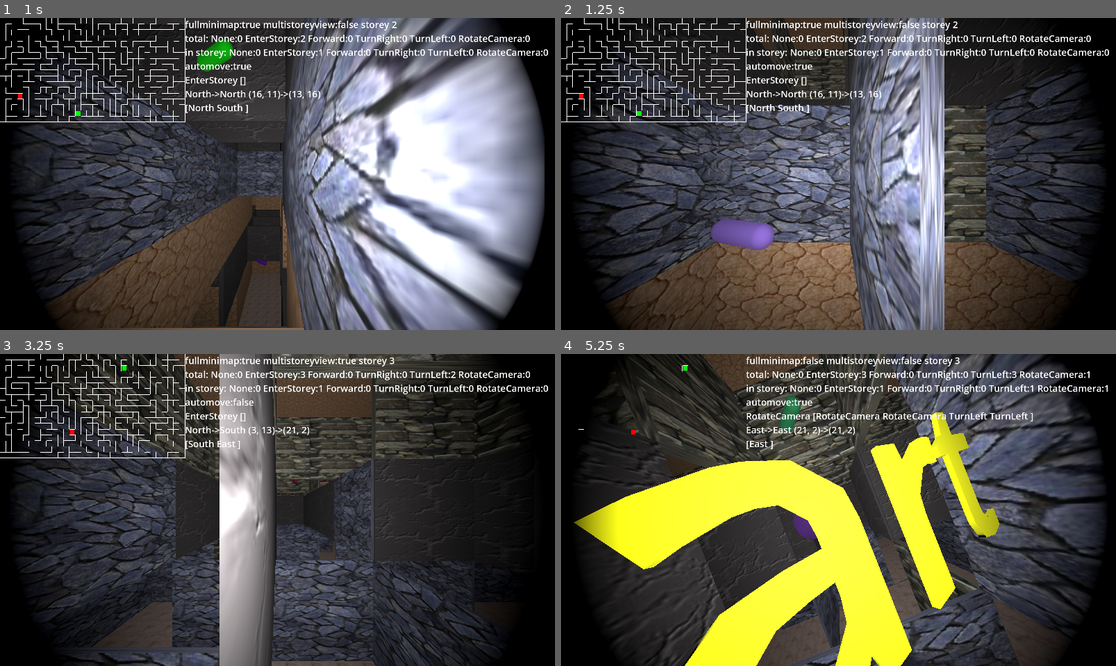
Above: before the commit, frames 1-4 (two rows, left to right).
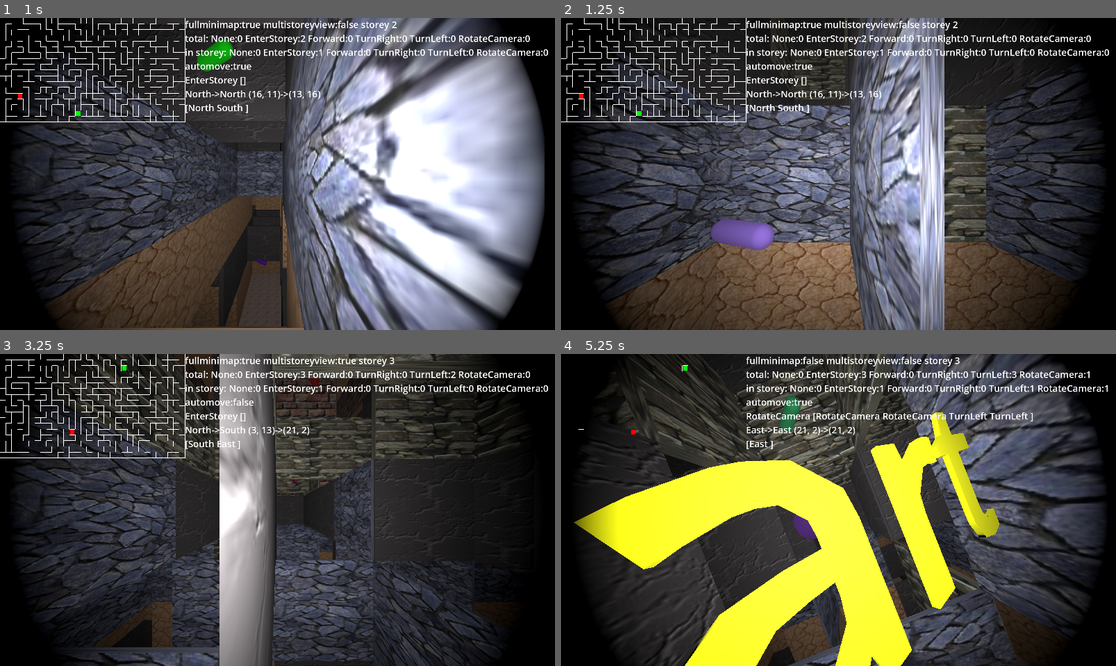
Above: after the commit, the same moments.

Repository: kasworld/gd4maze3d
Game: Godot game, scene res://main.tscn
The game is run twice, just before and just after one commit, with the same random seed, the same clock (stepped at 60 frames per second) and the same inputs.
Inputs (mouse positions are in pixels of both pictures, inside the frame that each line leads up to):
- Up to frame 1 (1 s): tap Enter at 0.5 s; move the mouse to (399, 158) at 0.52 s; hold Right from 0.53 s (still down); tap 1 at 0.6 s; click (399, 158) at 0.67 s; tap Space at 0.77 s
- Up to frame 2 (1.25 s): keep holding Right
- Up to frame 3 (3.25 s): move the mouse to (166, 525) at 1.27 s; release Right at 1.28 s; hold Down 1.28-2.03 s; tap 2 at 1.35 s; tap Space at 1.52, 3.02 s; move the mouse to (333, 441) at 2.02 s; hold Right 2.03-2.78 s; tap 3 at 2.1 s; move the mouse to (249, 572) at 2.77 s; hold Up from 2.78 s (still down); tap Enter at 2.85 s; click (249, 572) at 2.92 s
- Up to frame 4 (5.25 s): move the mouse to (1005, 556) at 3.52 s; release Up at 3.53 s; hold Left 3.53-5.03 s; tap 1 at 3.6 s; tap Space at 3.77, 4.52 s; move the mouse to (672, 463) at 4.27 s; tap 2 at 4.35 s; move the mouse to (866, 510) at 5.02 s; hold Down from 5.03 s (still down); tap 3 at 5.1 s; click (866, 510) at 5.17 s

Frame 1 is identical in both runs. In frame 2, 1.0% of the frame differs, in the area x 33-70%, y 0-12%; in frame 3, 3.0%; in frame 4, 3.6%, in the area x 18-88%, y 0-100%.

Commit message:
fix ceiling,floor view

Diff:
--- a/main.gd
+++ b/main.gd
@@ -56,6 +56,7 @@
 	for i in StoreyCount:
 		var posy = i - StoreyPlay
 		storey_list[i].position.y = posy
+		storey_list[i].view_floor_ceiling(false,false)
 	storey_list[0].view_floor_ceiling(true,false)
 	storey_list[StoreyCount-1].view_floor_ceiling(false,true)
 
